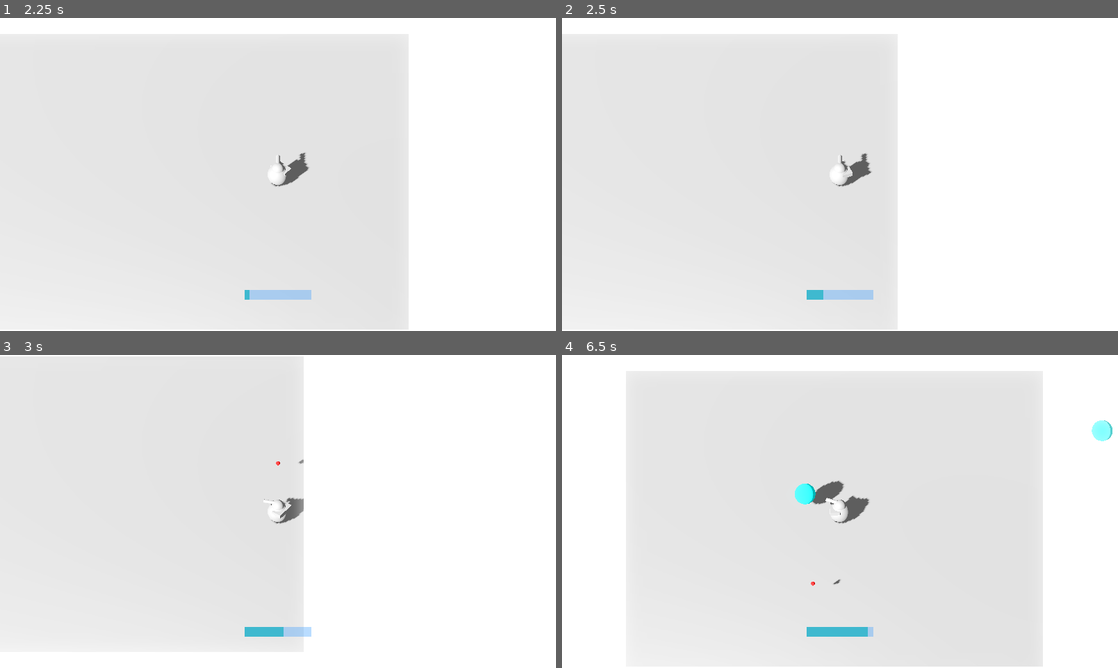
Above: before the commit, frames 1-4 (two rows, left to right).
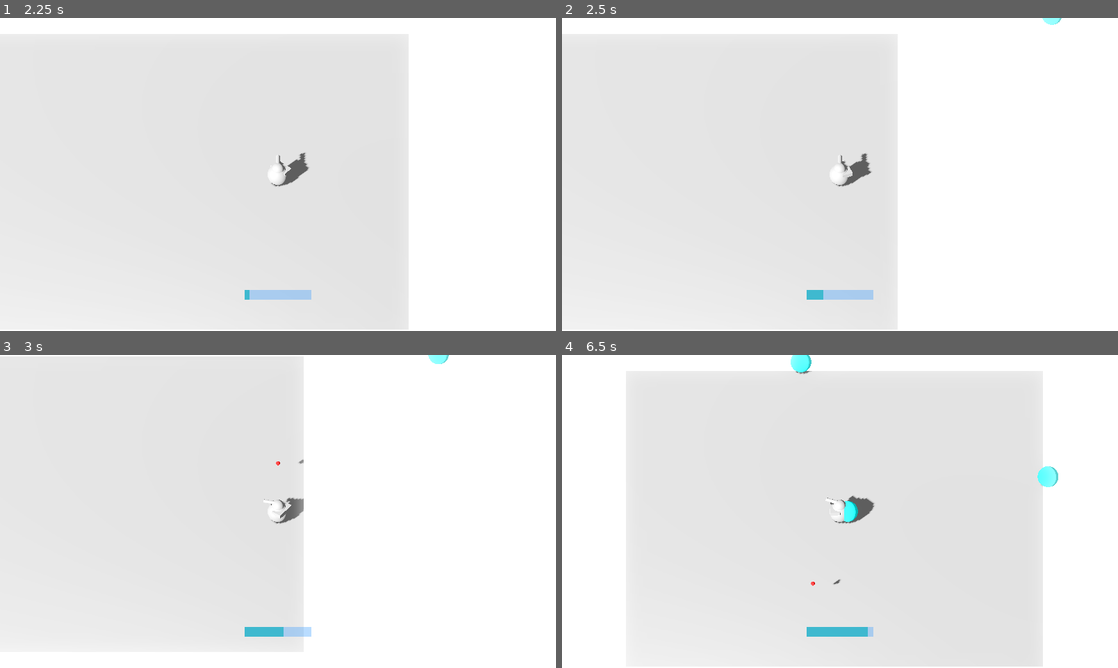
Above: after the commit, the same moments.

Repository: runeteamop/Teamop-Godot-Game
Game: Godot game, scene res://bin/main.tscn
Same seed, same stepped clock (60 frames per second), same inputs: the game is played once before the commit and once after it.
Inputs (mouse positions are in pixels of both pictures, inside the frame that each line leads up to):
- Up to frame 1 (2.25 s): click "Start" at 0.5 s; click "Test" at 1.25 s; tap Enter (ui_accept) at 2 s; move the mouse to (400, 158) at 2.02 s; hold D (Right) from 2.03 s (still down); tap Space (Dash) at 2.1 s
- Up to frame 2 (2.5 s): keep holding D (Right); tap Enter (ui_accept) at 2.27 s
- Up to frame 3 (3 s): move the mouse to (166, 527) at 2.77 s; release D (Right) at 2.78 s; hold S (Down) from 2.78 s (still down); click (166, 527) at 2.85 s
- Up to frame 4 (6.5 s): tap Enter (ui_accept) at 3.02, 4.52, 5.27, 6.02 s; move the mouse to (895, 442) at 3.52 s; release S (Down) at 3.53 s; hold D (Right) 3.53-4.28 s; tap Space (Dash) at 3.6, 5.1 s; move the mouse to (812, 574) at 4.27 s; hold W (Up) 4.28-5.03 s; click (812, 574) at 4.35 s; move the mouse to (1006, 558) at 5.02 s; hold A (Left) from 5.03 s (still down); move the mouse to (673, 464) at 5.77 s; click (673, 464) at 5.85 s

Frame 1 is identical in both runs. In frame 2, less than 0.1% of the frame differs, in the area x 86-90%, y 0-3%; in frame 3, less than 0.1%; in frame 4, 1.3%, in the area x 41-99%, y 0-54%.

Commit message:
added a enemy as its own scene instead of relying on the bullet class

Diff:
--- a/bin/entities/bullet.gd
+++ b/bin/entities/bullet.gd
@@ -8,6 +8,7 @@
 
 func _on_area_entered(area: Area3D) -> void:
 	if area is Enemy:
+		print("hey")
 		area._hit()
 		queue_free()
 
--- a/bin/entities/enemy.gd
+++ b/bin/entities/enemy.gd
@@ -1,11 +1,15 @@
-class_name Enemy extends Bullet
+class_name Enemy extends Area3D
 
-@export var target: Player
+const SPEED = 3
+
+var target
 
 func _physics_process(delta: float) -> void:
-	SPEED = 2
-	look_at(target.position)
-	position.y = 1
+	if Player.instance:
+		target = Player.instance.position
+		look_at(target)
+		global_transform.origin -= transform.basis.z.normalized() * SPEED * delta
 
 func _hit() -> void:
+	print("hey")
 	queue_free()
--- a/bin/entities/enemy.tscn
+++ b/bin/entities/enemy.tscn
@@ -1,6 +1,6 @@
 [gd_scene format=3 uid="uid://bm3vdrvcbmk47"]
 
-[ext_resource type="Script" uid="uid://yt761e2hiur1" path="res://test scenes/enemy.gd" id="1_fp4fq"]
+[ext_resource type="Script" uid="uid://yt761e2hiur1" path="res://bin/entities/enemy.gd" id="1_fp4fq"]
 
 [sub_resource type="CylinderShape3D" id="CylinderShape3D_fp4fq"]
 margin = 0.0
@@ -11,7 +11,7 @@
 
 [sub_resource type="SphereMesh" id="SphereMesh_wo4wm"]
 
-[node name="Enemy" type="Area3D" unique_id=566514676]
+[node name="Enemy" type="Area3D" unique_id=1366308759]
 script = ExtResource("1_fp4fq")
 
 [node name="CollisionShape3D" type="CollisionShape3D" parent="." unique_id=857799634]
@@ -20,5 +20,3 @@
 [node name="MeshInstance3D" type="MeshInstance3D" parent="." unique_id=1266818480]
 material_override = SubResource("StandardMaterial3D_wo4wm")
 mesh = SubResource("SphereMesh_wo4wm")
-
-[connection signal="area_entered" from="." to="." method="_on_area_entered"]
--- a/bin/entities/player.gd
+++ b/bin/entities/player.gd
@@ -1,4 +1,6 @@
 class_name Player extends CharacterBody3D
+
+static var instance: Player
 
 const rotation_speed = 10
 
@@ -18,6 +20,14 @@
 @onready var target_plane = Plane(Vector3(0, 1, 0), position.y)
 
 var bullet_scene: PackedScene = load(LOAD_SCENE.bullet)
+
+func _init() -> void:
+	if !instance:
+		instance = self
+
+func _notifications(notification) -> void:
+	if notification == NOTIFICATION_PREDELETE:
+		if instance == self: instance = null
 
 func _physics_process(delta: float) -> void:
 	var input_dir:= Input.get_vector("Left", "Right", "Up", "Down")
--- a/bin/levels/runes_test.gd
+++ b/bin/levels/runes_test.gd
@@ -9,6 +9,5 @@
 	var enemy: Area3D = preload(LOAD_SCENE.enemy).instantiate()
 
 	enemy.position = spawn_circle + player.position
-	enemy.target = player
 
 	add_sibling(enemy)
